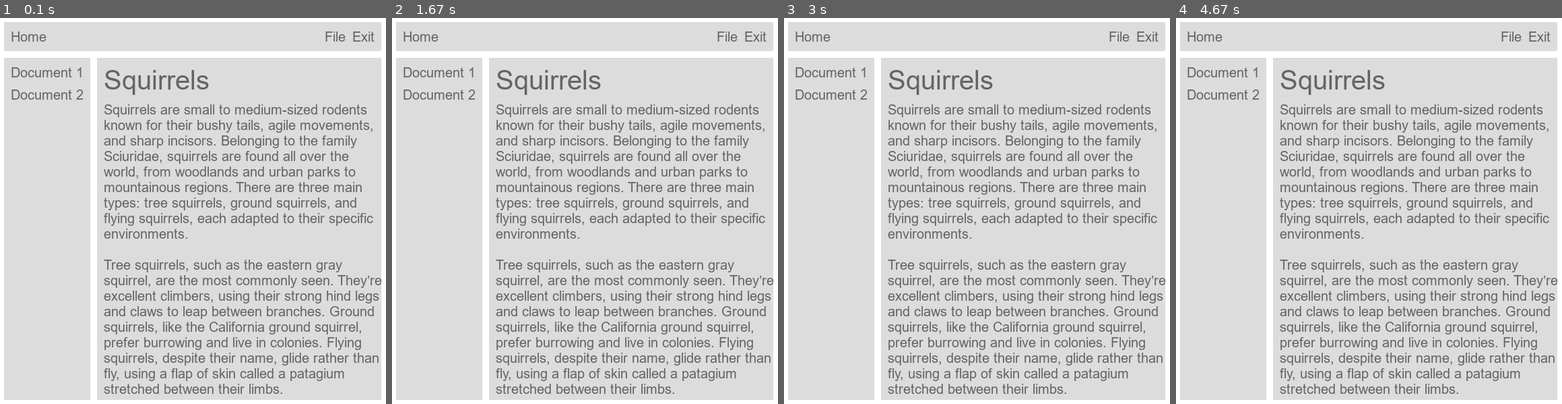
Above: before the commit, frames 1-4 (left to right).
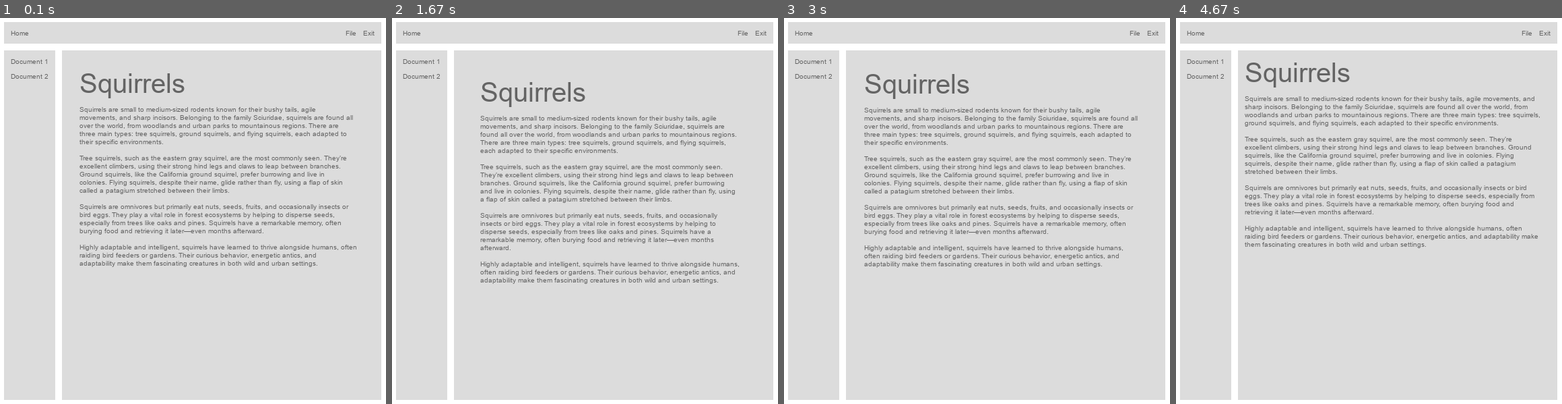
Above: after the commit, the same moments.

Repository: personnnnnnn/pyui
Game: pygame game, started from main.py
Two runs of this game, one before a commit and one after it. Both use one fixed random seed, a clock stepped at 60 frames per second and the inputs below.
Inputs:
- Up to frame 1 (0.1 s): no input
- Up to frame 2 (1.67 s): no input
- Up to frame 3 (3 s): no input
- Up to frame 4 (4.67 s): no input

The runs differ from the first frame. In frame 1, 23% of the frame differs, in the area x 1-99%, y 3-99%; in frame 2, 23%; in frame 3, 23%; in frame 4, 23%.

Commit message:
Fixed bugs regarding text wrapping

Diff:
--- a/main.py
+++ b/main.py
@@ -2,9 +2,10 @@
 
 from ui import UI, Color, render, Text
 from pygame_renderer import Renderer
+from math import sin
 
 def StyledText(text: str) -> None:
-    Text(text).font_size(20).color(Color(100, 100, 100)).show()
+    Text(text).font_size(10).color(Color(100, 100, 100)).show()
 
 def Title(text: str) -> None:
     Text(text).font_size(40).color(Color(100, 100, 100)).show()
@@ -25,7 +26,7 @@
             with Section().height_grow().top_to_bottom():
                 StyledText('Document 1')
                 StyledText('Document 2')
-            with Section().sizing_grow().top_to_bottom().padding(10):
+            with Section().sizing_grow().top_to_bottom().padding((sin(pygame.time.get_ticks() / 1000) + 1) / 2 * 30 + 10):
                 Title('Squirrels')
                 StyledText('''Squirrels are small to medium-sized rodents known for their bushy tails, agile movements, …(279 unchanged characters)…
 
--- a/ui.py
+++ b/ui.py
@@ -489,7 +489,7 @@
             return
 
         line_width = 0
-        max_width = self.parent.element_data.width
+        max_width = self.parent.element_data.width - self.parent.get_padding_across(True)
         current_line = ''
         new_text = ''
 
@@ -526,8 +526,6 @@
                 line_width = self.ui_data.font.get_text_width(current_line, self.ui_data.font_size)
 
         if current_line != '':
-            if line_count > 1:
-                new_text += '\n'
             new_text += current_line
 
         self.text = new_text
